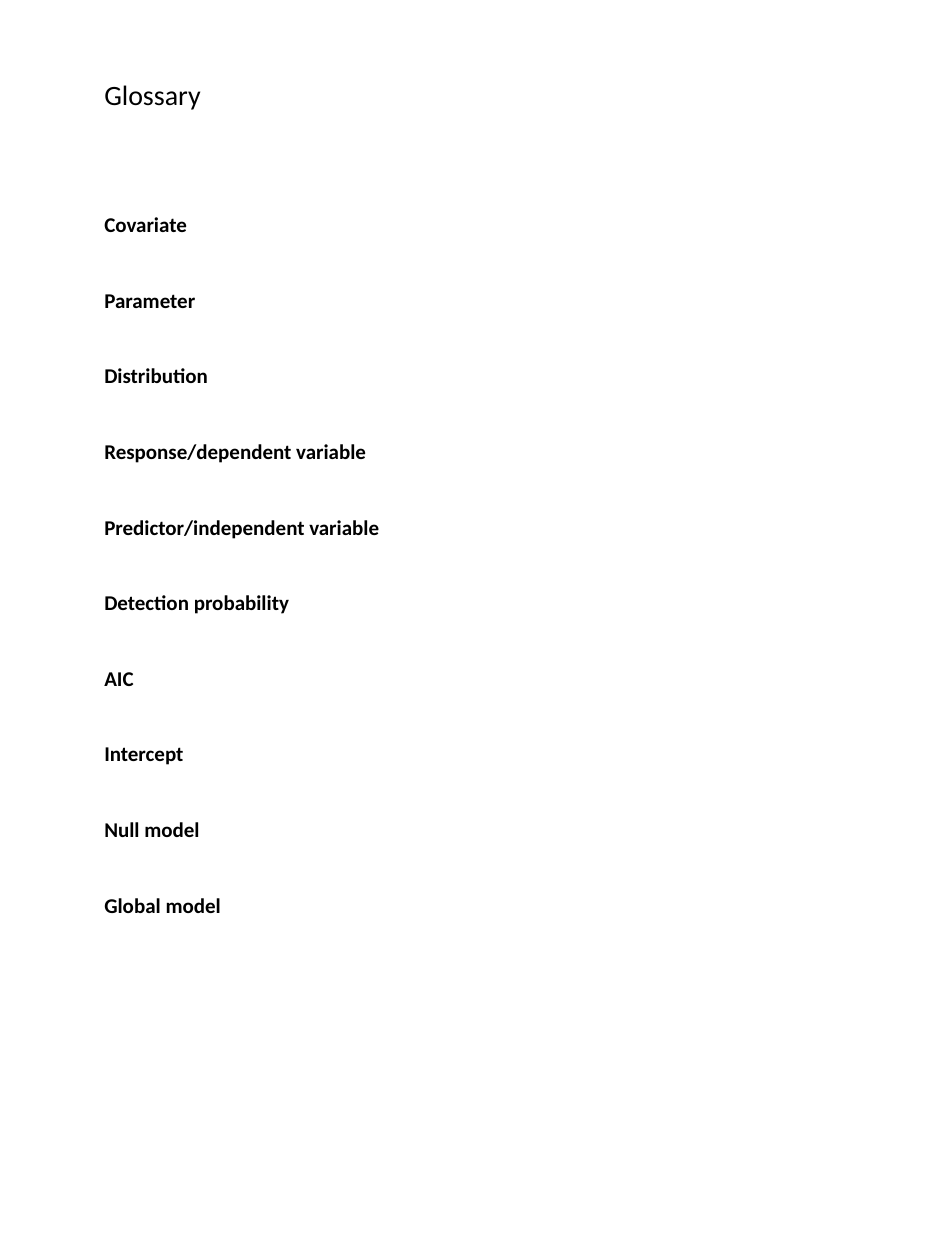
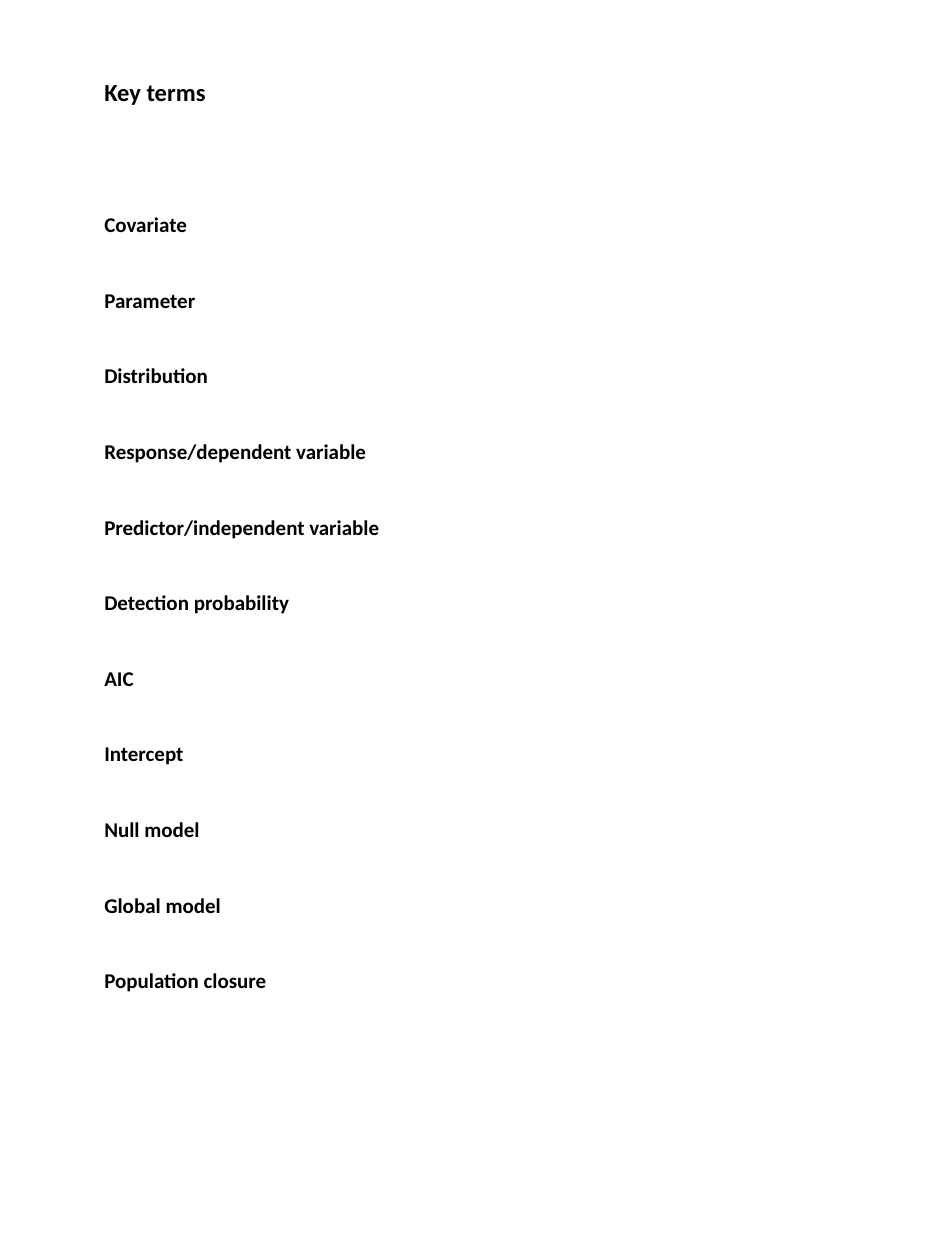
Before and after one commit to ssa200/ssa200.github.io, a slide deck: slide 6 of static/handouts/supplemental-materials.pptx (slide 8 before the commit). Drawn at 945x1260 pixels with LibreOffice and Linux fonts; fonts in the diff are those of the drawing. Boxes give left, top, right and bottom in pixels: in the first picture for what was removed or moved away, otherwise in the second. Text is boxed around its words. In the diff, an @@ line names an element or a change of style, - is before the commit and + after.

```diff
--- a/static/handouts/supplemental-materials.pptx
+++ b/static/handouts/supplemental-materials.pptx
@@ text at (x1=104, y1=85, x2=206, y2=105): text changed; size 16 to 14 pt; bold on @@
-Glossary
+Key terms
@@ text at (x1=104, y1=973, x2=267, y2=992): paragraph added @@
+Population closure
```
Also in this commit, not shown: 5 other slides changed, 1 slide added, 3 slides removed, 4 other files.
